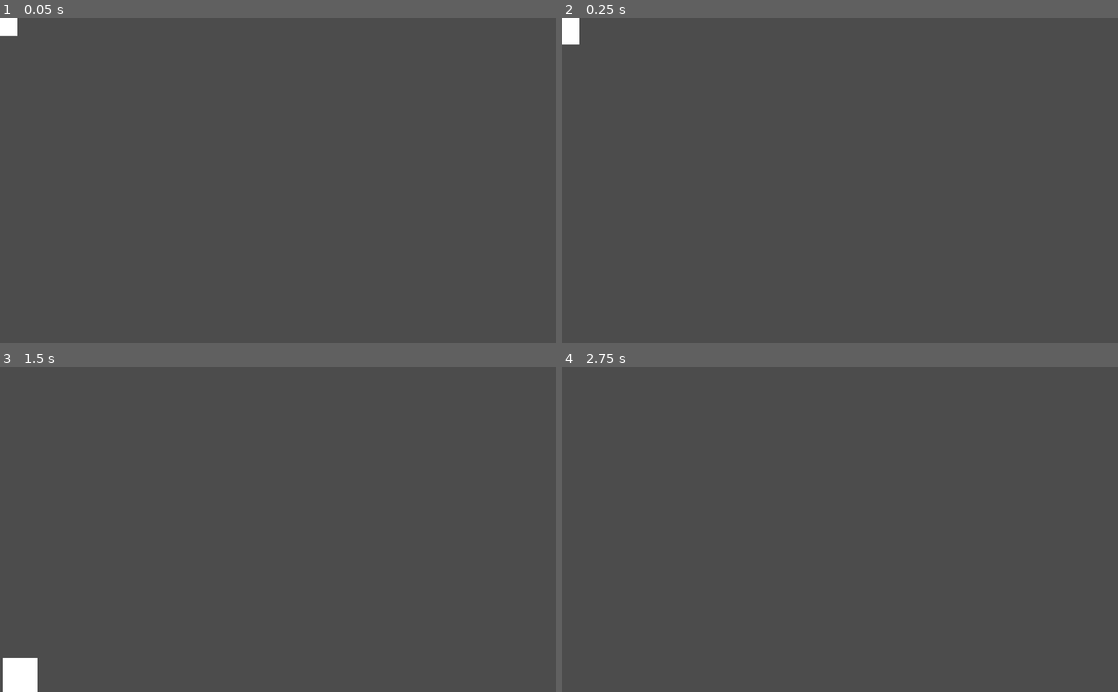
Above: before the commit, frames 1-4 (two rows, left to right).
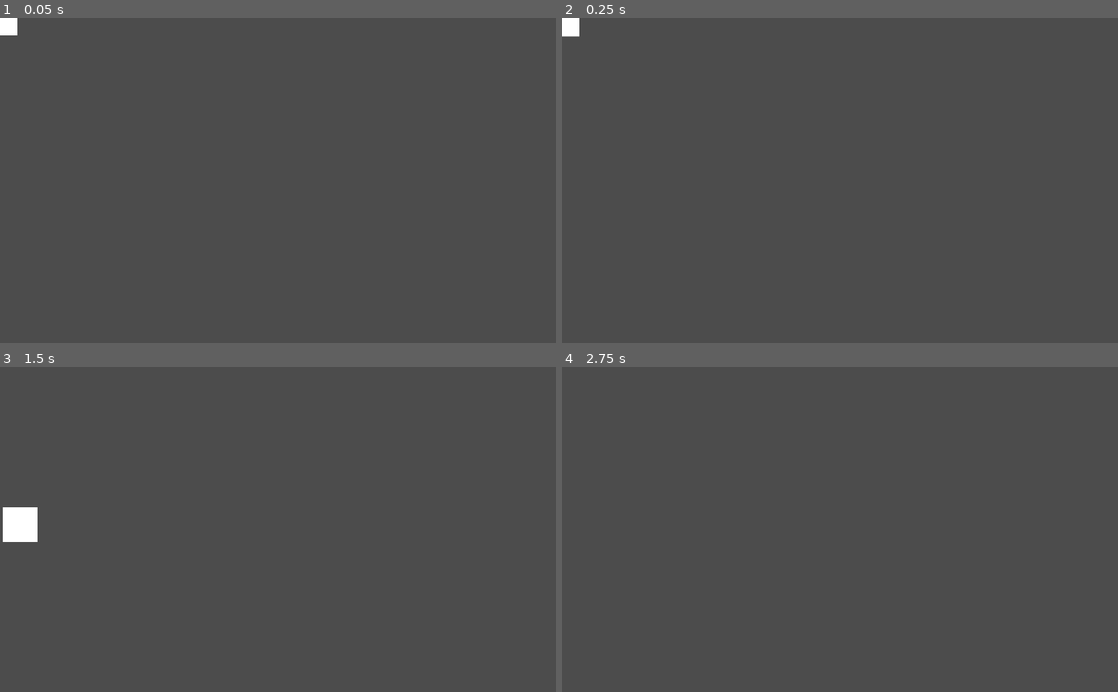
Above: after the commit, the same moments.

Repository: juliavila/just-a-color
Game: Godot game, scene res://Player/Player.tscn
Same seed, same stepped clock (60 frames per second), same inputs: the game is played once before the commit and once after it. The project has no main scene, so this scene is started directly.
Inputs:
- Up to frame 1 (0.05 s): no input
- Up to frame 2 (0.25 s): no input
- Up to frame 3 (1.5 s): hold Right (ui_right) 0.53-1.28 s; hold Left (ui_left) from 1.28 s (still down)
- Up to frame 4 (2.75 s): release Left (ui_left) at 2.03 s; hold Right (ui_right) from 2.03 s (still down)

The runs differ from the first frame. In frame 1, less than 0.1% of the frame differs, in the area x 0-4%, y 5-6%; in frame 2, less than 0.1%; in frame 3, 1.3%, in the area x 0-7%, y 43-100%; in frame 4, nothing differs.

Commit message:
tentando mais um pouco

Diff:
--- a/Player/Player.gd
+++ b/Player/Player.gd
@@ -13,7 +13,7 @@
 const ACCELERATION = 10000
 const DECELERATION = 20000
 
-const JUMP_FORCE = 500
+const JUMP_FORCE = -500
 const GRAVITY = 500
 
 func _ready():
@@ -29,19 +29,20 @@
 	if input_direction:
 		direction = input_direction
 
-	if Input.is_action_just_pressed("ui_up"):
-		#speed_y = -JUMP_FORCE * delta
-		#velocity.y += -JUMP_FORCE * delta
-		print(speed_y)
+
+	if Input.is_action_just_pressed("ui_up") and $RayCast2D.is_colliding():
+		#speed_y = JUMP_FORCE
+		velocity.y = JUMP_FORCE
+
 
 	input_direction = get_direction()
 
 	velocity.x = calc_velocity_x(delta)
 
-	#speed_y += GRAVITY * delta
-	velocity.y += GRAVITY * delta
+	speed_y += GRAVITY * delta
 
-	print(speed_y)
+	print (speed_y)
+	velocity.y += speed_y * delta
 
 	move_and_slide(velocity)
 
--- a/Player/Player.tscn
+++ b/Player/Player.tscn
@@ -23,3 +23,11 @@
 [node name="CollisionShape2D" type="CollisionShape2D" parent="." index="1"]
 
 shape = SubResource( 1 )
+_sections_unfolded = [ "Transform" ]
+
+[node name="RayCast2D" type="RayCast2D" parent="." index="2"]
+
+enabled = true
+exclude_parent = true
+cast_to = Vector2( 0, 40 )
+collision_mask = 1
